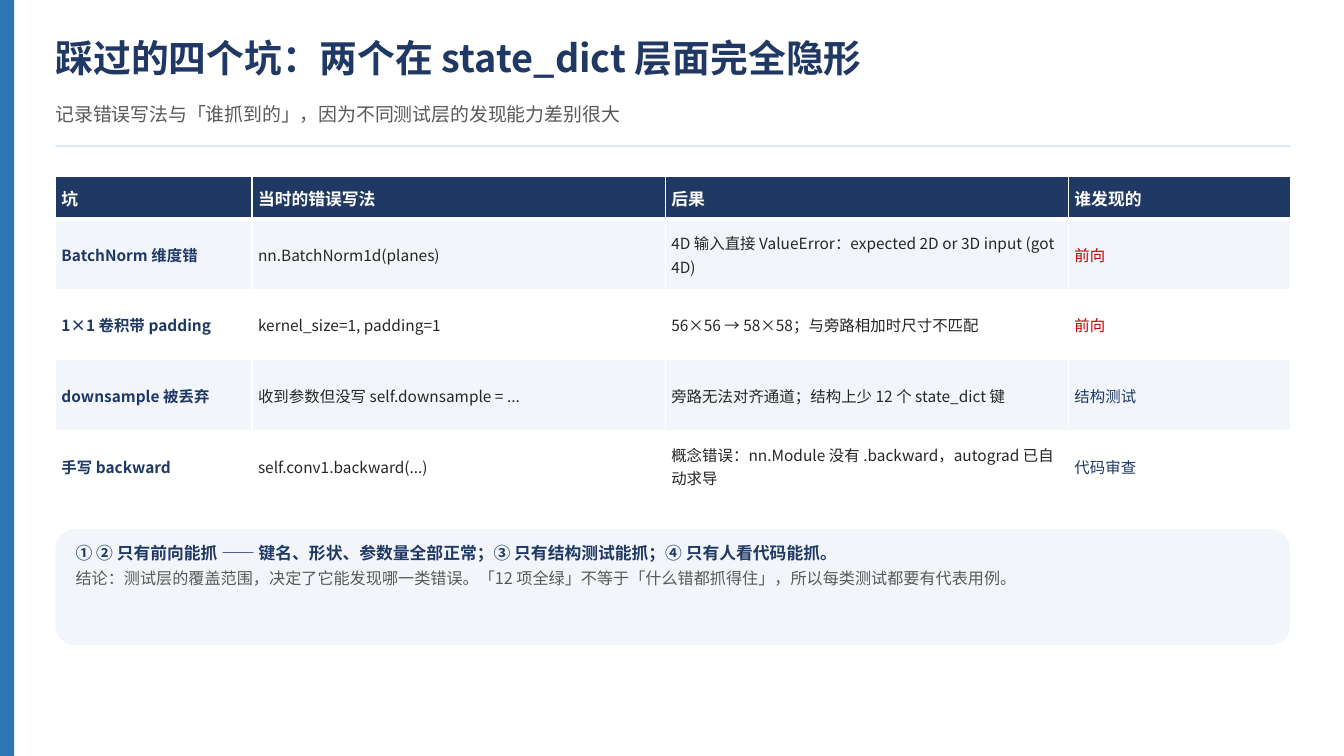
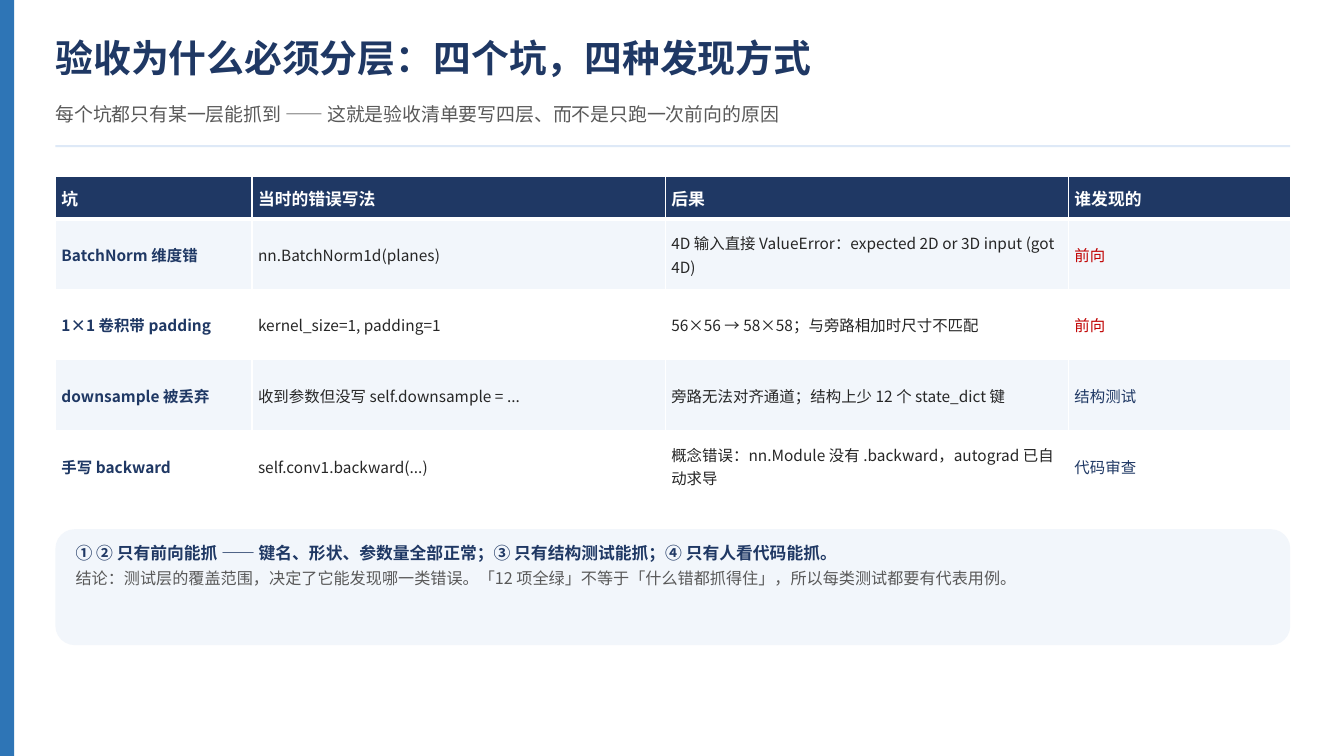
Before and after one commit to adddd392/study0, a slide deck: slide 6 of docs/第三周汇报.pptx. Drawn at 1344x756 pixels with LibreOffice and Linux fonts; fonts in the diff are those of the drawing. Boxes give left, top, right and bottom in pixels: in the first picture for what was removed or moved away, otherwise in the second. Text is boxed around its words. In the diff, an @@ line names an element or a change of style, - is before the commit and + after.

Commit message:
docs(report): 按评审意见修订第三周汇报
- P2 更名「本周兑现」，去掉上周计划列与达成列，改为方向 / 本周产出 /
  关键证据三列，只讲产出
- Part 1 重排为「怎么写 → 怎么验收 → 验收为什么分层」：P4 增补初始化
  为第三步，P5 改成验收口吻，P6 标题改为「验收为什么必须分层」
- P19 遗留问题收敛为两条：分割头算法未学习阅读、没有实际训练跑实验；
  去掉 BasicBlock、分类实验、PEP8 三项与扩展点代码块
- 下周计划改为：学习分割、目标检测实验、基准延伸到训练侧
- 同步修订讲稿的时间表、P2/P4/P6/P19 口播与预设问答

```diff
--- a/docs/第三周汇报.pptx
+++ b/docs/第三周汇报.pptx
@@ text at (55, 39, 811, 77): text changed @@
-踩过的四个坑：两个在 state_dict 层面完全隐形
+验收为什么必须分层：四个坑，四种发现方式
@@ text at (55, 105, 779, 123): text changed @@
-记录错误写法与「谁抓到的」，因为不同测试层的发现能力差别很大
+每个坑都只有某一层能抓到 —— 这就是验收清单要写四层、而不是只跑一次前向的原因
```
Also in this commit, not shown: 3 other slides changed, 1 slide added, 1 slide removed, 1 other file.
